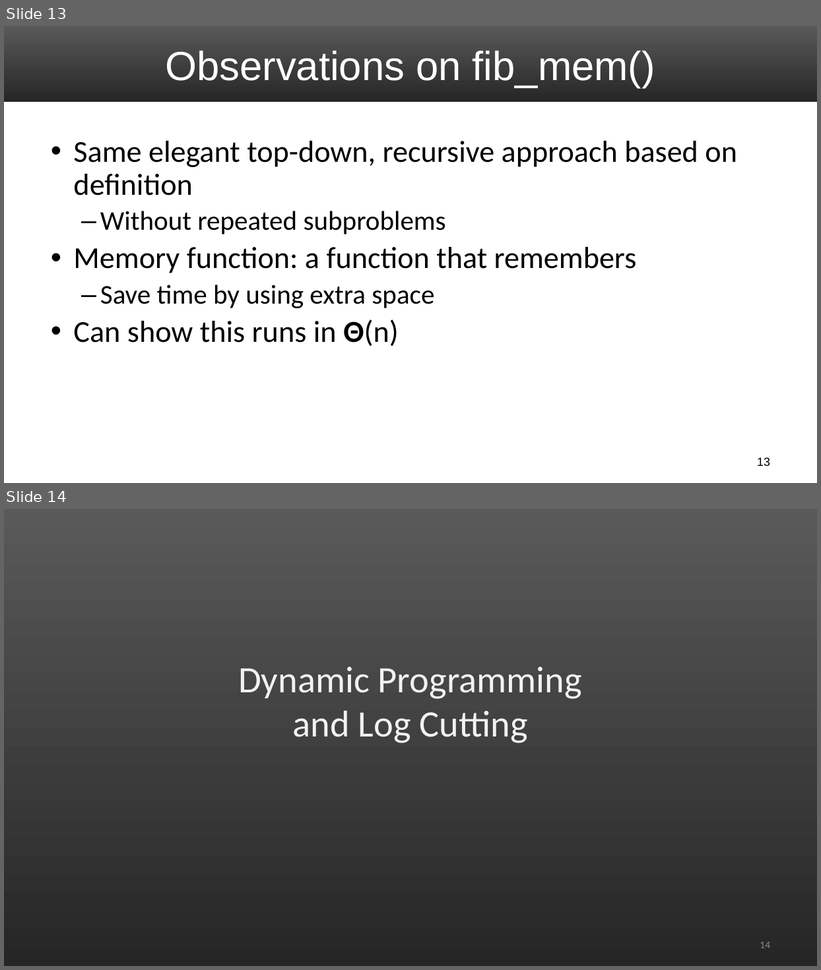
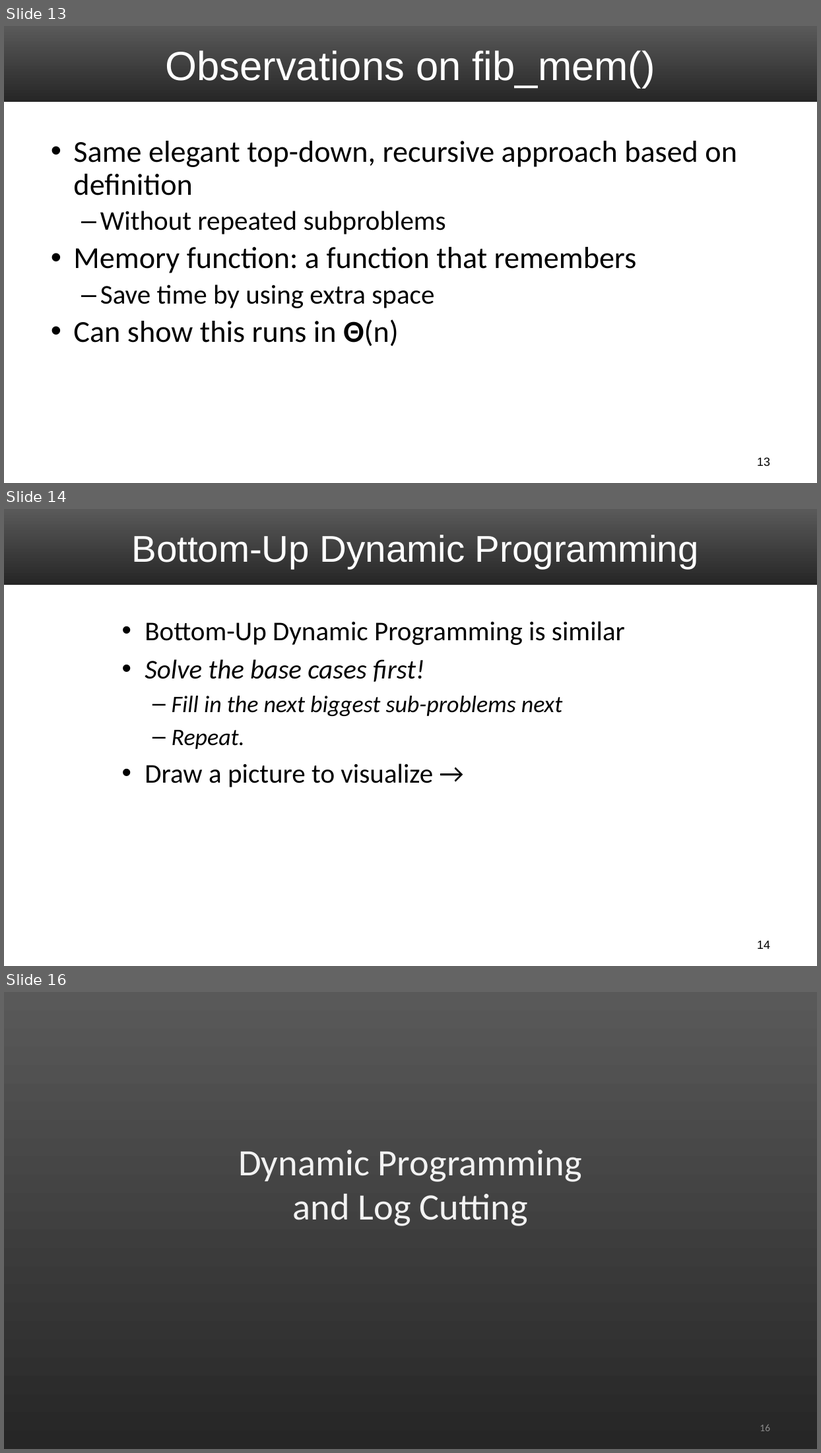
Before and after one commit to markfloryan/dsa2, a slide deck: slides/05-DPRodCut.pptx. Shown one above the other, each under a label of ours: slides 13 and 14 before the commit, slides 13, 14 and 16 after it; the slides between them are not shown. The pictures are 821x970 and 821x1453 pixels, drawn with LibreOffice and Linux fonts; fonts in the diff are those of the drawing. Boxes give left, top, right and bottom in pixels: in the first picture for what was removed or moved away, otherwise in the second. Text is boxed around its words. In the diff, an @@ line names an element or a change of style, - is before the commit and + after.

```diff
--- a/slides/05-DPRodCut.pptx
+++ b/slides/05-DPRodCut.pptx
@@ slide 14 added at [4,509,817,966], background #FFFFFF; not listed: 1 template element that a slide beside it also shows @@
@@ title added at [131,535,699,568], 44 pt, text #FFFFFF @@
+Bottom-Up Dynamic Programming
@@ text added at [145,621,625,788], 32 pt, text #000000, italic @@
+• Bottom-Up Dynamic Programming is similar
+• Solve the base cases first!
+  – Fill in the next biggest sub-problems next
+  – Repeat.
+• Draw a picture to visualize →
@@ page number added at [757,941,770,949], 14 pt, text #000000 @@
+14
@@ what was slide 14 is now slide 16 @@
@@ page number at [760,1425,770,1432]: text changed @@
-14
+16
```
Also in this commit, not shown: 2 slides changed, 1 other slide added.
